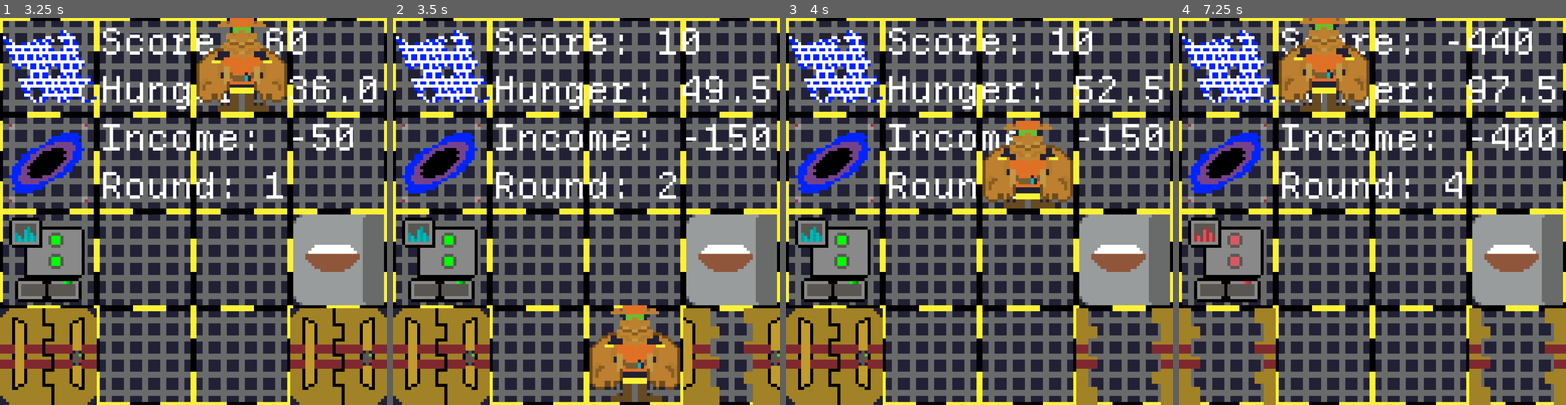
Above: before the commit, frames 1-4 (left to right).
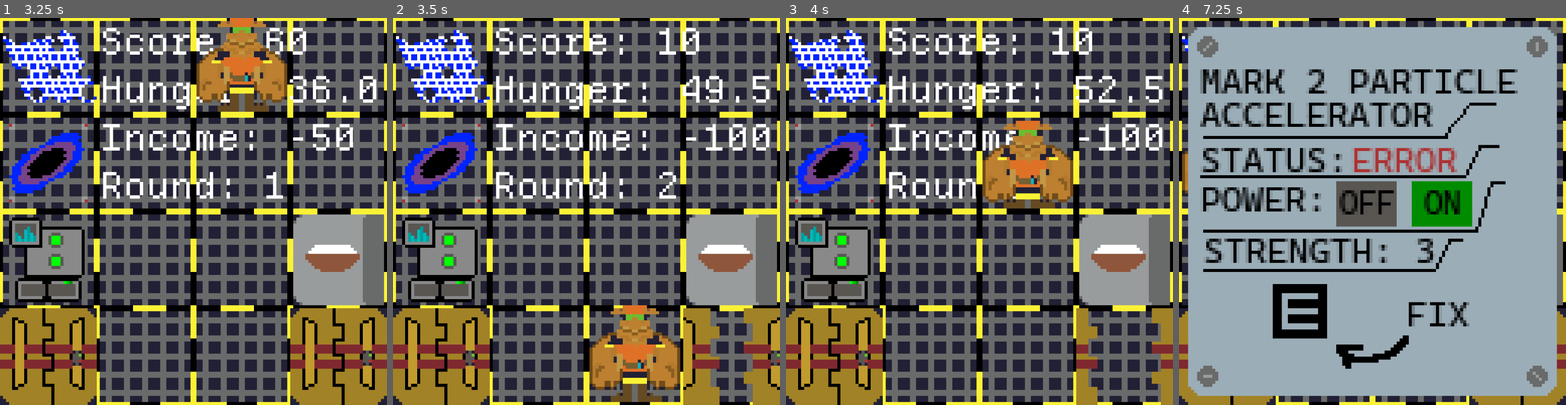
Above: after the commit, the same moments.

Repository: spacevini8/space_pet_13
Game: Godot game, scene res://scenes/game.tscn
Same seed, same stepped clock (60 frames per second), same inputs: the game is played once before the commit and once after it.
Inputs:
- Up to frame 1 (3.25 s): hold Right (Right) 0.53-2.03 s; tap E (Interact) at 0.6, 1.55, 2.1, 2.85 s; tap Up (Up) at 0.77, 0.8, 1.07, 1.35, 1.52, 1.82, 2.3, 3.02 s; hold Left (Left) 2.03-2.78 s; hold Right (Right) from 2.78 s (still down)
- Up to frame 2 (3.5 s): keep holding Right (Right); tap Up (Up) at 3.32 s
- Up to frame 3 (4 s): keep holding Right (Right); tap Up (Up) at 3.6, 3.77 s
- Up to frame 4 (7.25 s): tap Up (Up) at 4.07, 4.52, 4.82, 5.3, 5.85, 6.02, 6.32, 6.77, 6.8, 7.07 s; release Right (Right) at 4.28 s; hold Left (Left) 4.28-5.03 s; tap E (Interact) at 4.35, 5.1, 6.05, 6.6 s; hold Right (Right) 5.03-5.78 s; hold Left (Left) from 5.78 s (still down)

Frame 1 is identical in both runs. In frame 2, less than 0.1% of the frame differs, in the area x 86-92%, y 27-33%; in frame 3, less than 0.1%; in frame 4, 90%, in the area x 0-100%, y 0-100%.

Commit message:
Main game finished

Diff:
--- a/project.godot
+++ b/project.godot
@@ -11,7 +11,7 @@
 [application]
 
 config/name="Space Pet 13"
-config/version="0.7.4.0"
+config/version="0.8.4.0"
 run/main_scene="uid://jx55wc0xyylt"
 config/features=PackedStringArray("4.4", "Forward Plus")
 config/icon="uid://coon6wjw0fupy"
@@ -61,3 +61,4 @@
 [rendering]
 
 textures/canvas_textures/default_texture_filter=0
+textures/vram_compression/import_etc2_astc=true
--- a/scenes/game.tscn
+++ b/scenes/game.tscn
@@ -395,6 +395,7 @@
 Income: 0
 Round:0"
 
+[connection signal="Game_Over" from="." to="Player" method="_on_game_game_over"]
 [connection signal="moved" from="Player" to="." method="_on_player_moved"]
 [connection signal="new_round" from="Player" to="." method="_on_player_new_round"]
 [connection signal="new_round" from="Player" to="Machines" method="_on_new_round"]
--- a/scripts/game.gd
+++ b/scripts/game.gd
@@ -1,6 +1,9 @@
 extends Node2D
 
+signal Game_Over
+
 @onready var stats: Label = $Text/Stats
+@onready var menus: AnimatedSprite2D = $Menus
 
 var Score = 10
 var Hunger = 10.0
@@ -8,6 +11,8 @@
 var Round = 0
 
 var Score_Penaly = 50
+
+var Game_Over_var = false
 
 #var Text_Update = "Score: "+ str(Score) + "\nHunger: " + str(Hunger) + "\nIncome: " + str(Income) + "\nRound: " + str(Round)
 
@@ -17,7 +22,23 @@
 
 # Called every frame. 'delta' is the elapsed time since the previous frame.
 func _process(delta: float) -> void:
-	pass
+	if Hunger >= 150:
+		Game_Over.emit()
+		$Menus.set_frame(5)
+		$Menus.visible = true
+		Game_Over_var = true
+
+		if Input.is_action_just_pressed("Interact") and Game_Over_var == true:
+			get_tree().reload_current_scene()
+
+	if Score < 0:
+		Game_Over.emit()
+		$Menus.set_frame(6)
+		$Menus.visible = true
+		Game_Over_var = true
+
+		if Input.is_action_just_pressed("Interact") and Game_Over_var == true:
+			get_tree().reload_current_scene()
 
 func _on_machines_broken() -> void:
 	Income -= Score_Penaly
@@ -35,13 +56,16 @@
 	$Text/Stats.text = "Score: "+ str(Score) + "\nHunger: " + str(Hunger) + "\nIncome: " + str(Income) + "\nRound: " + str(Round)
 
 func _on_machines_eat() -> void:
-	if Hunger > 30:
-		Hunger -= 30 + Round
+	if Hunger >= 30.0:
+		Hunger -= 30.0 + Round
 		$Text/Stats.text = "Score: "+ str(Score) + "\nHunger: " + str(Hunger) + "\nIncome: " + str(Income) + "\nRound: " + str(Round)
 	else:
 		Hunger = 0
 		$Text/Stats.text = "Score: "+ str(Score) + "\nHunger: " + str(Hunger) + "\nIncome: " + str(Income) + "\nRound: " + str(Round)
 
+	if Hunger < 0:
+		Hunger = 0
+
 func _on_player_moved() -> void:
 	Hunger += 1.5
 	$Text/Stats.text = "Score: "+ str(Score) + "\nHunger: " + str(Hunger) + "\nIncome: " + str(Income) + "\nRound: " + str(Round)
--- a/scripts/machines.gd
+++ b/scripts/machines.gd
@@ -38,17 +38,17 @@
 
 	Ate = false
 
-	if randi_range(1,2) == 2:
+	if randi_range(1,2) == 2 and AME_Broken == false:
 		$AME/AME_Sprite.set_frame(1)
 		AME_Broken = true
 		Broken.emit()
 
-	if randi_range(1,2) == 2:
+	if randi_range(1,2) == 2 and Singulo_Broken == false:
 		$Singulo/Singulo_Sprite.set_frame(1)
 		Singulo_Broken = true
 		Broken.emit()
 
-	if randi_range(1,2) == 2:
+	if randi_range(1,2) == 2 and Solar_Broken == false:
 		$Solar/Solar_Sprite.set_frame(1)
 		Solar_Broken = true
 		Broken.emit()
--- a/scripts/player.gd
+++ b/scripts/player.gd
@@ -6,13 +6,22 @@
 const SPEED = 256.0
 const JUMP_VELOCITY = -400.0
 
+var Pause = false
+
 var Menu_Open = false
+var Game_Over = false
+
+func _on_game_game_over() -> void:
+	Game_Over = true
+	Pause = true
 
 func _on_machines_menu_open() -> void:
 	Menu_Open = true
+	Pause = true
 
 func _on_machines_menu_closed() -> void:
 	Menu_Open = false
+	Pause = false
 
 func _physics_process(delta: float) -> void:
 	# Add the gravity.
@@ -20,17 +29,17 @@
 		#velocity += get_gravity() * delta
 
 	# Handle jump.
-	if Input.is_action_just_pressed("Up") and Menu_Open == false:
+	if Input.is_action_just_pressed("Up") and Pause == false:
 		#velocity.y = JUMP_VELOCITY
 		position.y += -1 * SPEED
 		moved.emit()
 
-	if Input.is_action_just_pressed("Left") and Menu_Open == false:
+	if Input.is_action_just_pressed("Left") and Pause == false:
 		#velocity.y = JUMP_VELOCITY
 		position.x += -1 * SPEED
 		moved.emit()
 
-	if Input.is_action_just_pressed("Right") and Menu_Open == false:
+	if Input.is_action_just_pressed("Right") and Pause == false:
 		#velocity.y = JUMP_VELOCITY
 		position.x += 1 * SPEED
 		moved.emit()
Not shown, changed: export_presets.cfg
